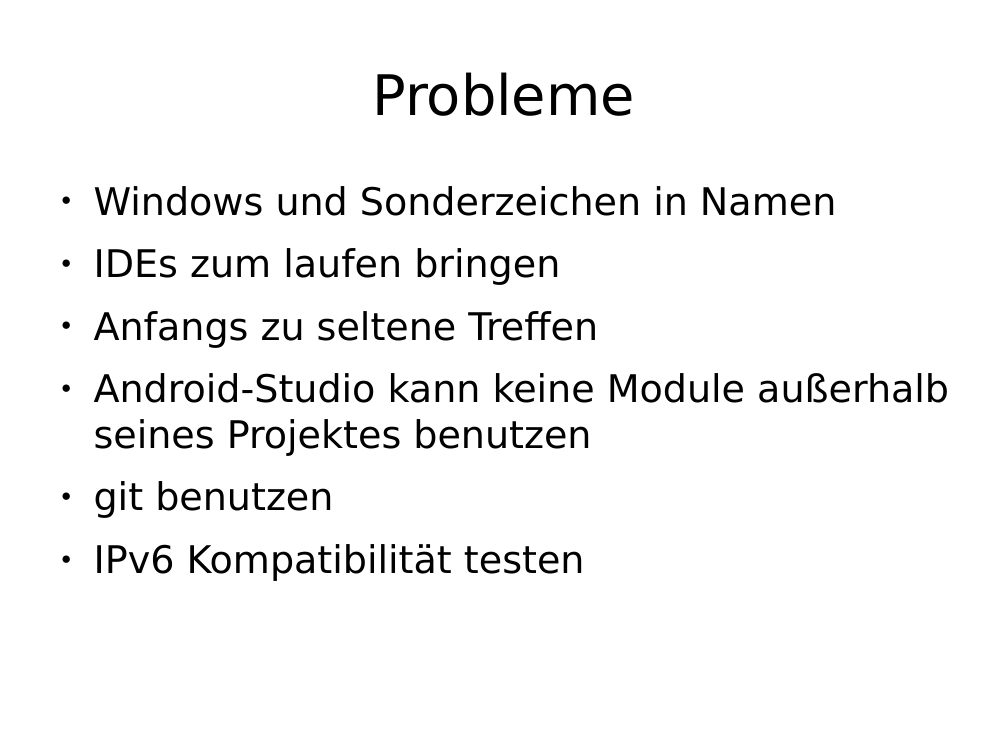
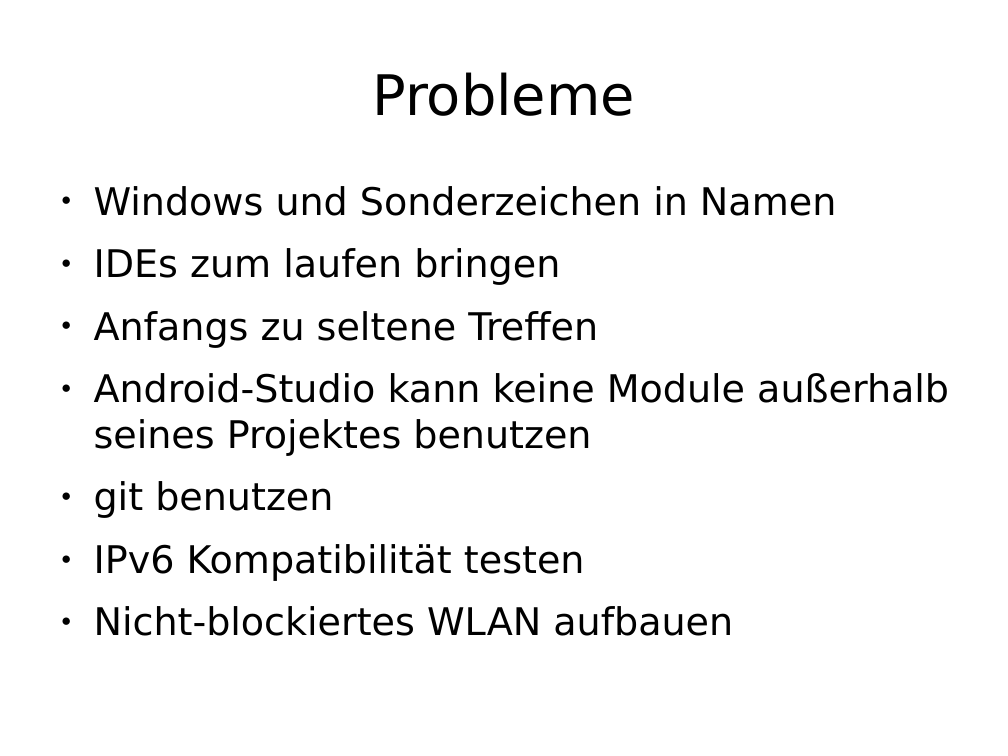
Before and after one commit to enra64/psychic-giggle, a slide deck: slide 11 of zwischenstand anfang dezember.odp. Drawn at 1008x756 pixels with LibreOffice and Linux fonts; fonts in the diff are those of the drawing. Boxes give left, top, right and bottom in pixels: in the first picture for what was removed or moved away, otherwise in the second. Text is boxed around its words. In the diff, an @@ line names an element or a change of style, - is before the commit and + after.

Commit message:
added problem to odp

```diff
--- a/zwischenstand anfang dezember.odp
+++ b/zwischenstand anfang dezember.odp
@@ text at <box>94,606,733,636</box>: paragraph added @@
+● Nicht-blockiertes WLAN aufbauen
```
